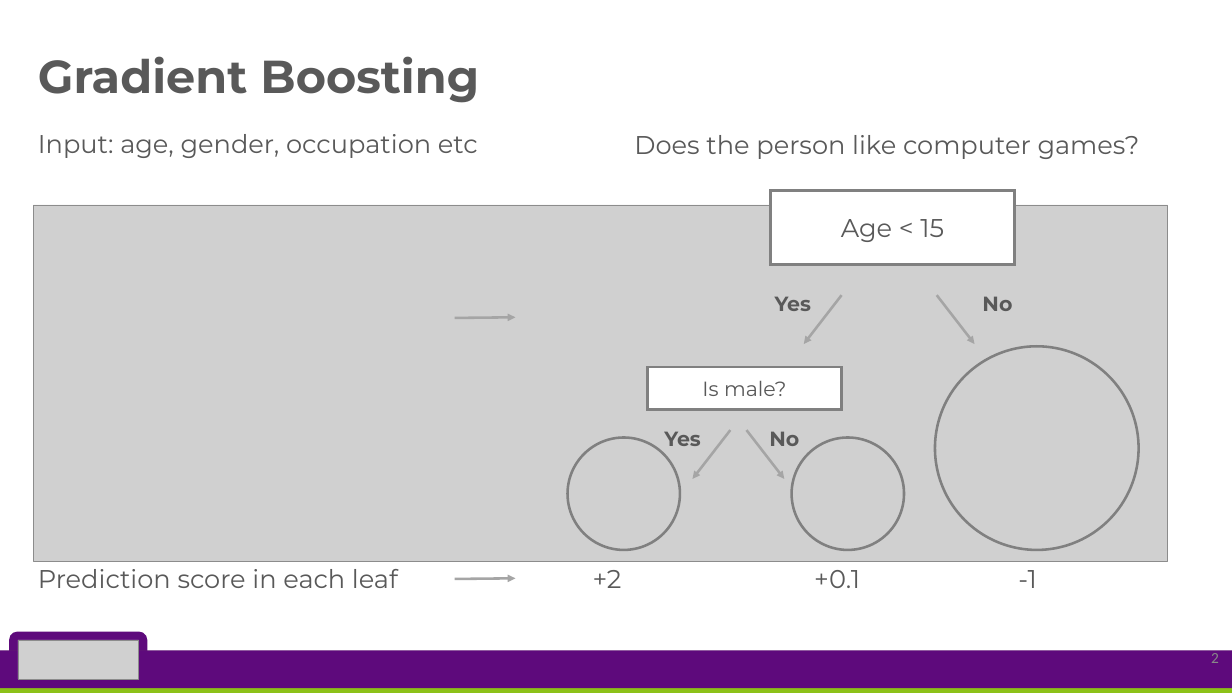
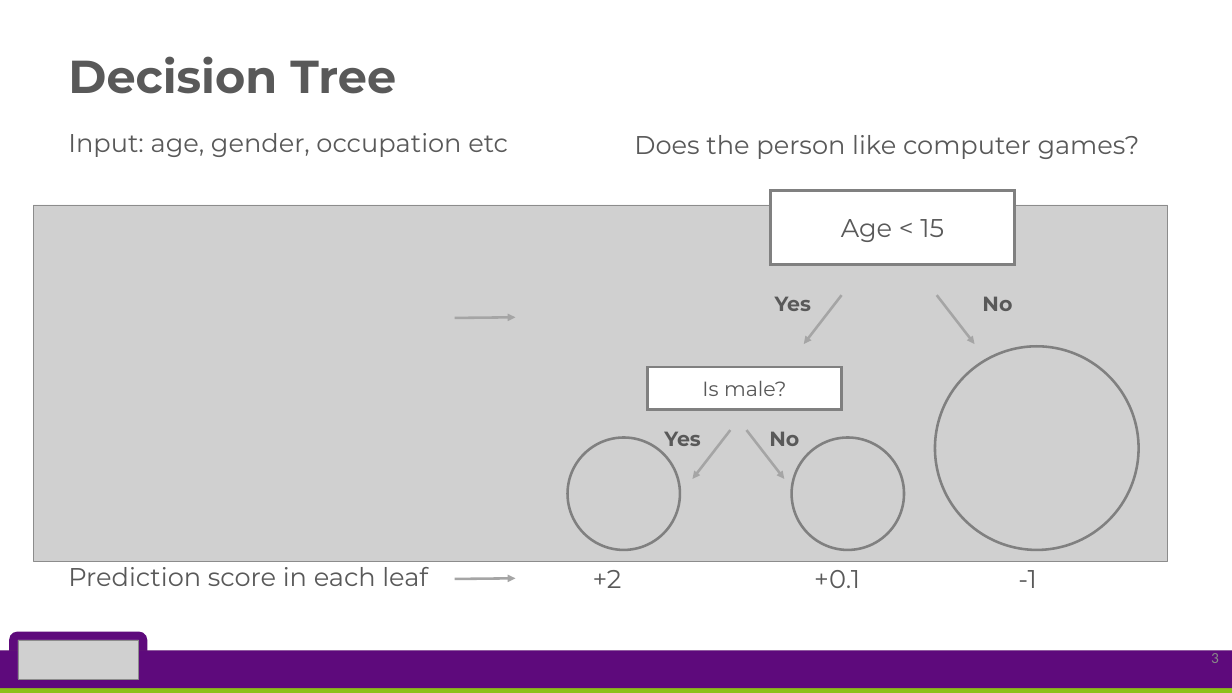
Before and after one commit to ShyshkinOleh/Introduction-to-Data-Science-Prometheus, a slide deck: slide 3 of Decision Forests.pptx (slide 2 before the commit). Drawn at 1232x693 pixels with LibreOffice and Linux fonts; fonts in the diff are those of the drawing; grey boxes stand for pictures; background and template pictures are left out. Boxes give left, top, right and bottom in pixels: in the first picture for what was removed or moved away, otherwise in the second. Text is boxed around its words. In the diff, an @@ line names an element or a change of style, - is before the commit and + after.

Commit message:
gradient boosting presentation

```diff
--- a/Decision Forests.pptx
+++ b/Decision Forests.pptx
@@ text at [68, 56, 396, 94]: text changed @@
-Gradient Boosting
+Decision Tree
@@ text "Input: age, gender, occupation etc": place and size @@
-text "Input: age, gender, occupation etc" at [38, 134, 478, 158]
+text "Input: age, gender, occupation etc" at [68, 133, 508, 157]
@@ text "Prediction score in each leaf" rewrapped from [38, 569, 398, 588] to [68, 561, 428, 586] @@
@@ page number at [1211, 650, 1219, 663]: text changed @@
-2
+3
```
Also in this commit, not shown: 1 other slide changed, 6 slides added, 5 slides removed.
